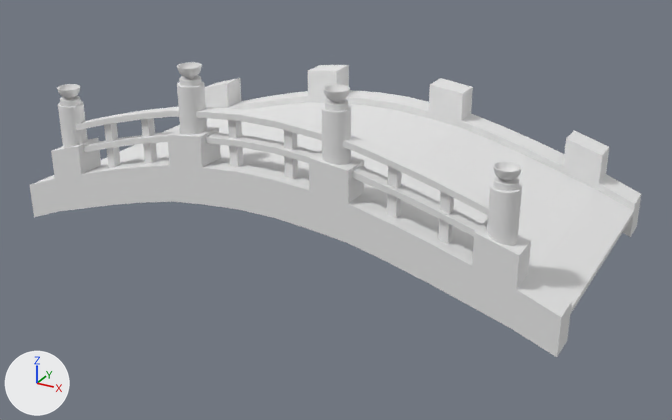
One commit to the OBJ model project/Resources/Assets/models/bridge/bridge.obj: the scene before it, then after it.
Rendered twice from a 50 mm lens placed at (10.68, -19.2, 8.63), pointed at (0.44, -0.59, -0.68). The lights are fixed; the arrows at lower left show +X, +Y and +Z. The older version comes first. Where no turn or scale is listed for an object, it has been applied to the vertices.

Objects in the first picture: '円柱.005'.
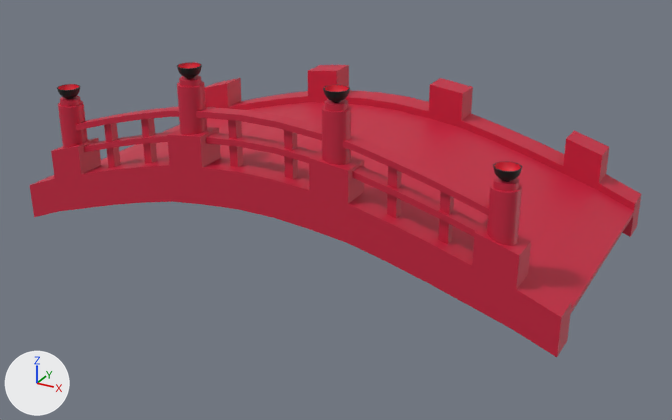
The edits, one by one:
Picture 'bridge.png' (img_bridge_png) is new.
Picture 'bridgeBowl.png' (img_bridgebowl_png) is new.
In material 'マテリアル' (mat_マテリアル), base_color is no longer (0.8, 0.8, 0.8), white #e7e7e7.
In material 'マテリアル' (mat_マテリアル), roughness goes from 1.0 to 0.5.
In material 'マテリアル' (mat_マテリアル), texture is now set to img_bridgebowl_png.
In material 'マテリアル.002' (mat_マテリアル_002), base_color is no longer (0.8, 0.8, 0.8), white #e7e7e7.
In material 'マテリアル.002' (mat_マテリアル_002), roughness goes from 1.0 to 0.5.
In material 'マテリアル.002' (mat_マテリアル_002), texture is now set to img_bridge_png.

Location of each change, [x1, y1, x2, y2] in pixels of the pictures (672 x 420 px):
'円柱.005', surface changed (white to red): [30, 62, 641, 357] in both
